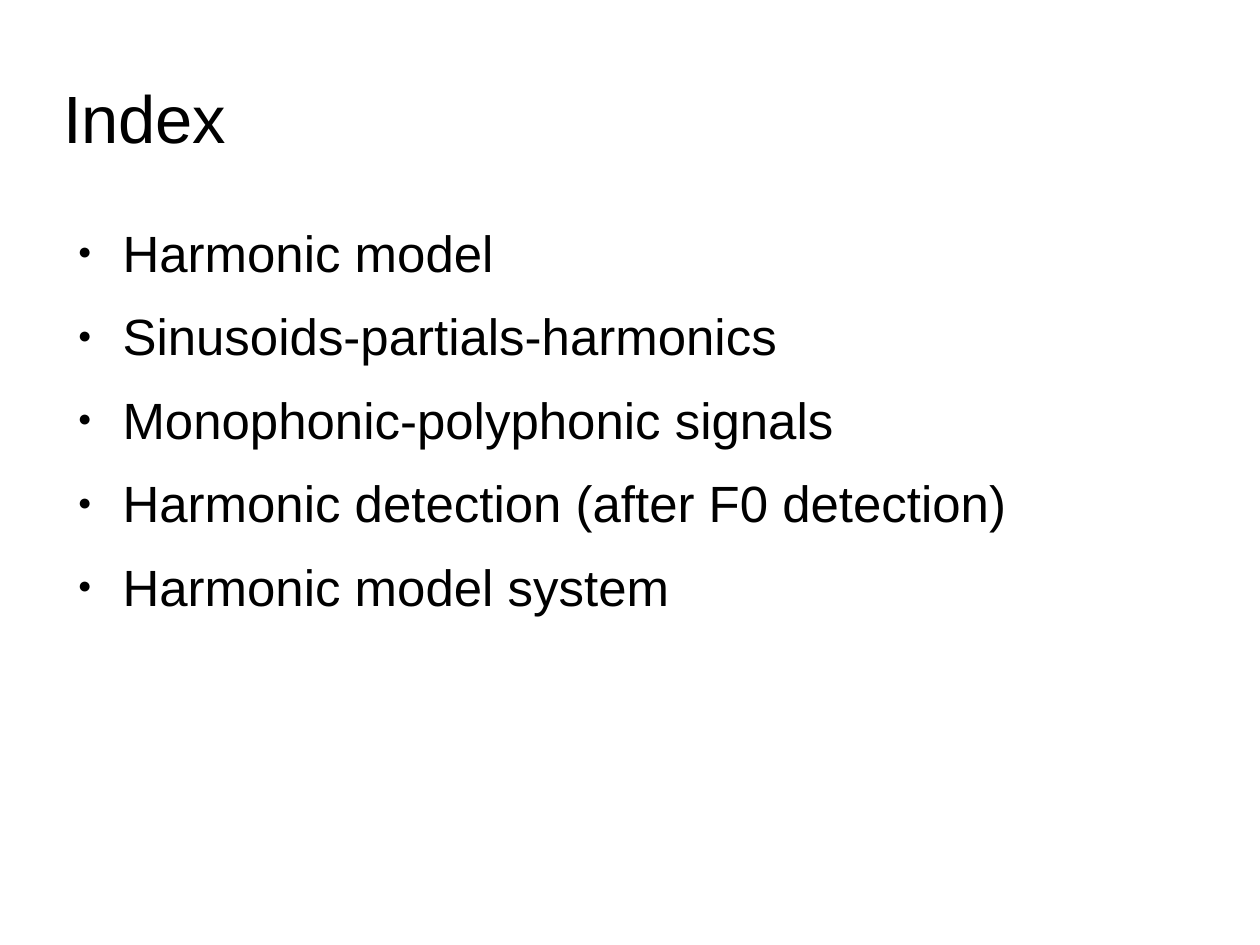
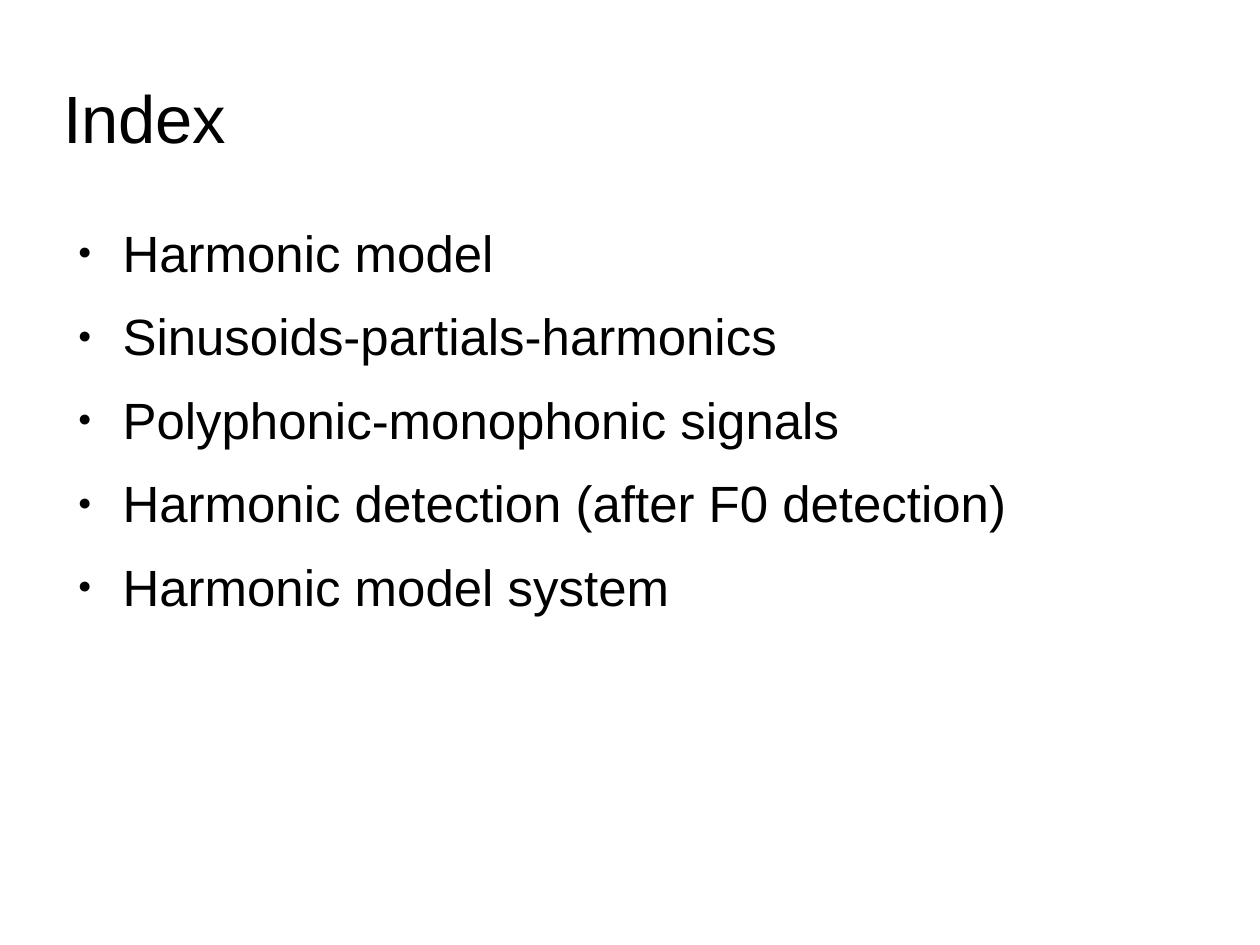
Before and after one commit to MTG/sms-tools, a slide deck: slide 2 of lectures/6-Harmonic-model/Harmonic-model.odp. Drawn at 1260x945 pixels with LibreOffice and Linux fonts; fonts in the diff are those of the drawing. Boxes give left, top, right and bottom in pixels: in the first picture for what was removed or moved away, otherwise in the second. Text is boxed around its words. In the diff, an @@ line names an element or a change of style, - is before the commit and + after.

```diff
--- a/lectures/6-Harmonic-model/Harmonic-model.odp
+++ b/lectures/6-Harmonic-model/Harmonic-model.odp
@@ text at <box>123,402,839,449</box>: text changed @@
-● Monophonic-polyphonic signals
+● Polyphonic-monophonic signals
```
Also in this commit, not shown: 1 other slide changed, 3 other files.
